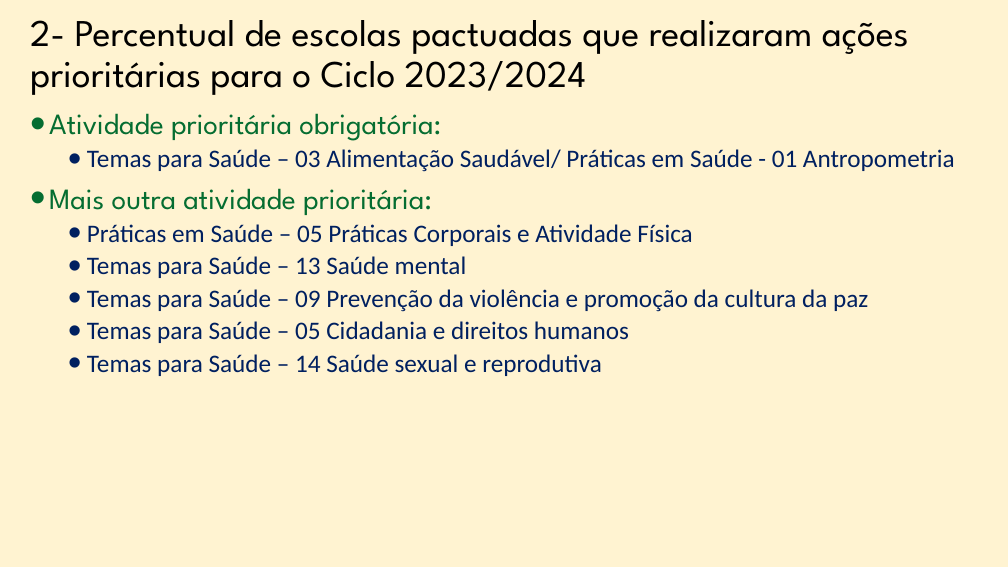
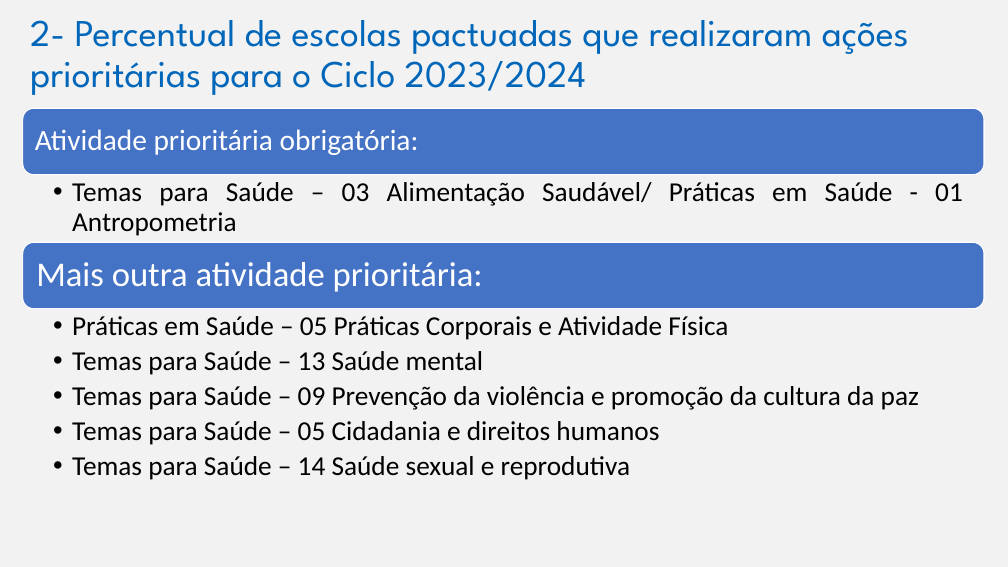
Before and after one commit to marfontenele2/MeusCursos, a slide deck: slide 13 of PSE.pptx (slide 7 before the commit). Drawn at 1008x567 pixels with LibreOffice and Linux fonts; fonts in the diff are those of the drawing; background and template pictures are left out. Boxes give left, top, right and bottom in pixels: in the first picture for what was removed or moved away, otherwise in the second. Text is boxed around its words. In the diff, an @@ line names an element or a change of style, - is before the commit and + after.

```diff
--- a/PSE.pptx
+++ b/PSE.pptx
@@ background #FFC000 at 18% opacity to #F2F2F2 @@
@@ title "2- Percentual de escolas pactuadas ..." at box(30, 20, 909, 95): text colour #000000 to #0066B9 @@
@@ text at box(49, 113, 955, 215): paragraphs removed @@
-• Atividade prioritária obrigatória:
-  • Temas para Saúde – 03 Alimentação Saudável/ Práticas em Saúde - 01 Antropometria
-• Mais outra atividade prioritária:
@@ group added at box(23, 108, 985, 309): 3 texts, 2 rounded rectangles @@
+Atividade prioritária obrigatória:
+  • Temas para Saúde – 03 Alimentação Saudável/ Práticas em Saúde - 01 Antropometria
+Mais outra atividade prioritária:
@@ text "Práticas em Saúde – 05 ...": place and size @@
-text "Práticas em Saúde – 05 ..." at box(49, 113, 955, 376)
+text "Práticas em Saúde – 05 ..." at box(72, 316, 919, 480)
@@ text "Práticas em Saúde – 05 ..." at box(72, 316, 919, 480): size 24 to 26 pt, text colour #002060 to #000000; alignment left to justified; indent changed @@
```
Also in this commit, not shown: 20 other slides changed, 2 slides added, 1 slide removed, 1 other file.
